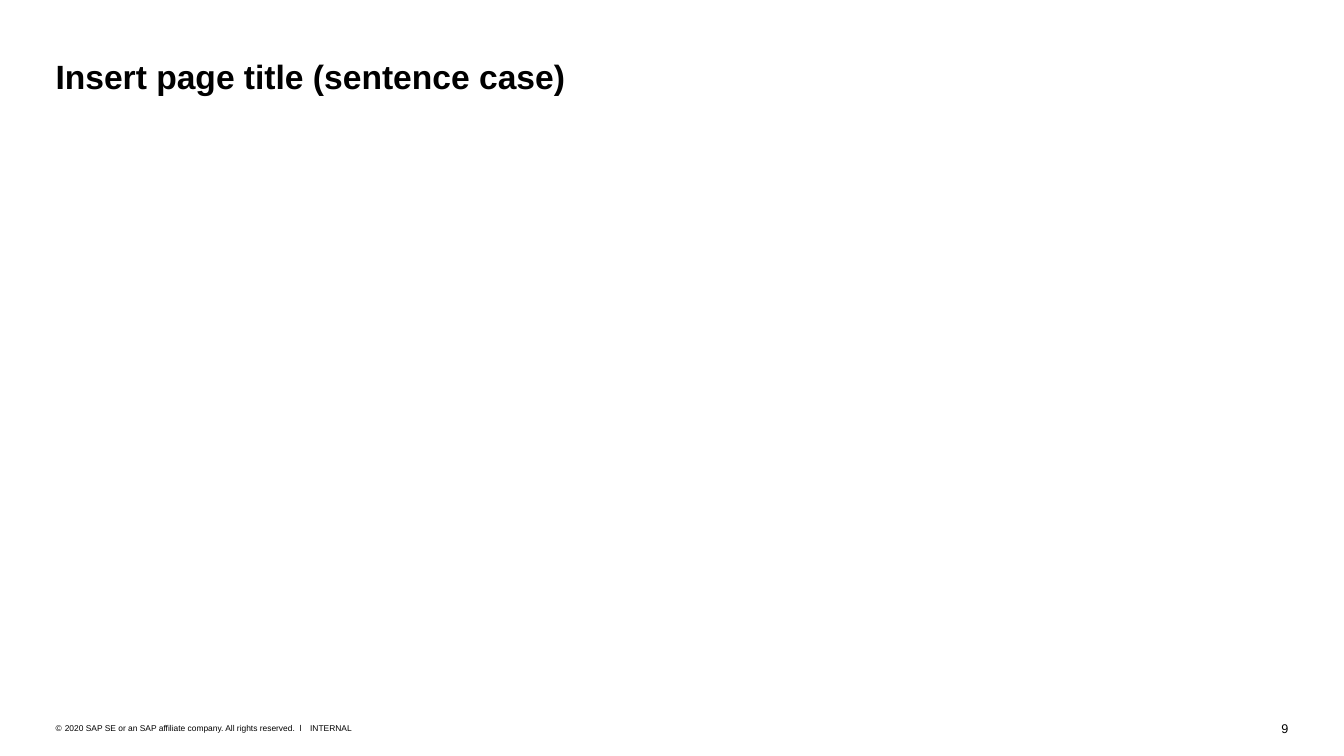
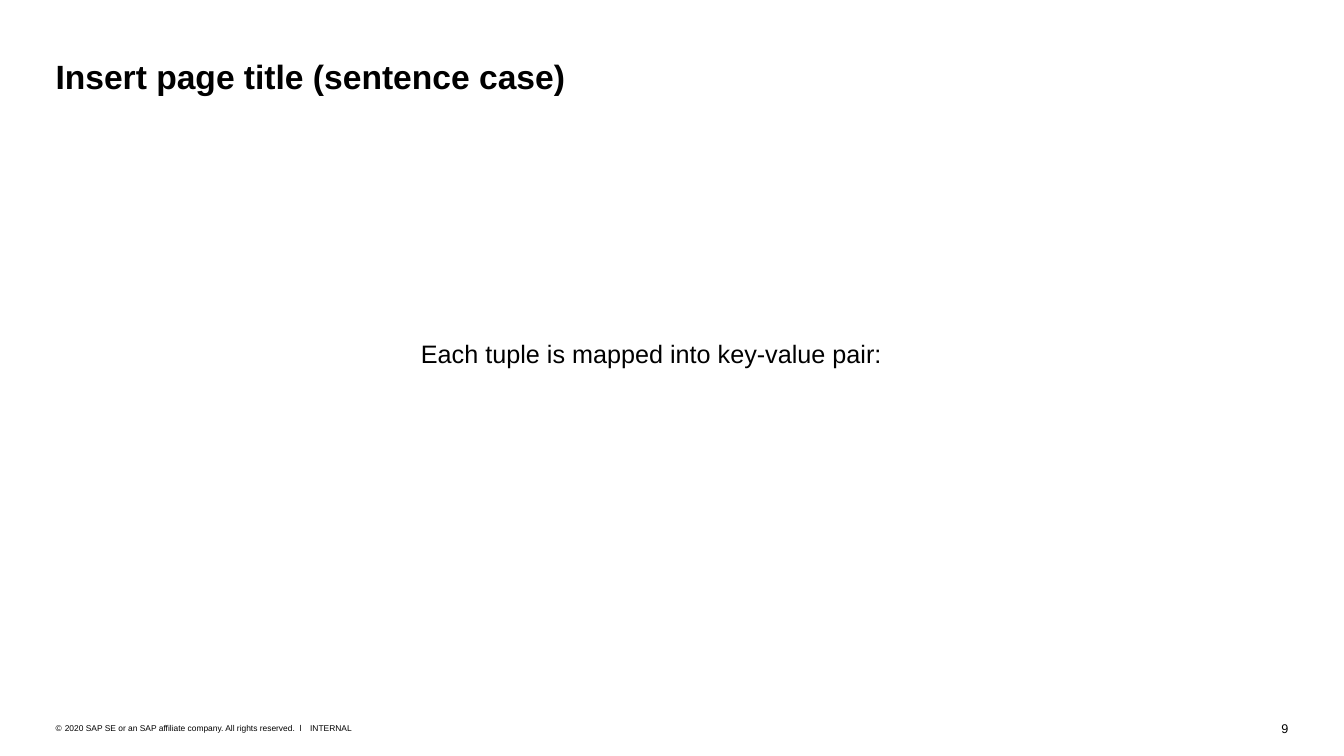
Before and after one commit to Voidkai/Survey_on_NoSQL, a slide deck: slide 9 of NoSQL/The Survey On CockroachDB.pptx. Drawn at 1344x756 pixels with LibreOffice and Linux fonts; fonts in the diff are those of the drawing. Boxes give left, top, right and bottom in pixels: in the first picture for what was removed or moved away, otherwise in the second. Text is boxed around its words. In the diff, an @@ line names an element or a change of style, - is before the commit and + after.

Commit message:
Updated

```diff
--- a/NoSQL/The Survey On CockroachDB.pptx
+++ b/NoSQL/The Survey On CockroachDB.pptx
@@ text added at <box>421,344,881,369</box>, 18 pt, text #000000 @@
+Each tuple is mapped into key-value pair:
```
Also in this commit, not shown: 1 other slide changed, 1 slide added, 1 slide removed.
